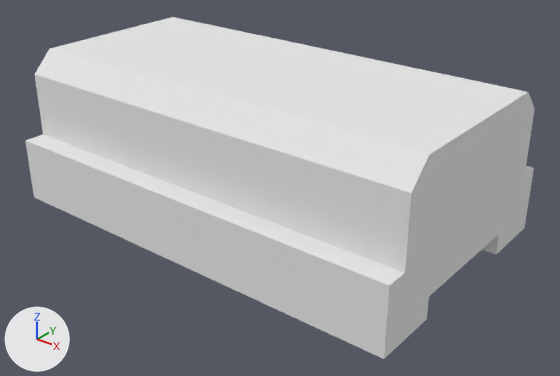
What one commit did to the OBJ model The_Dune_Project/Assets/Models/env/Modular Temple/Pillar_Large_Beam_Top.obj.
Both versions are drawn from a 50 mm camera at (1.034, -1.754, 1.55) aimed at (0.046, -0.519, 0.784). Lighting does not change. The marker at lower left points along +X, +Y and +Z. Where no turn or scale is listed for an object, it has been applied to the vertices.
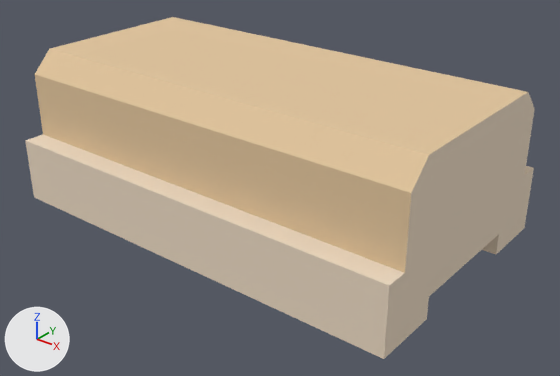
Location of each change, [x1, y1, x2, y2] in pixels of the pictures (560 x 376 px):
'object1', recoloured (white to beige)
    both: [25, 17, 535, 359]

Edits to the bpy script that builds the scene:
```text
Change mat_sandstone_4:
    mat_sandstone_4.base_color: (0.8, 0.8, 0.8) -> (0.835, 0.698, 0.545)  # white #e7e7e7 -> beige #ecdac3
Change mat_sandstone_6:
    mat_sandstone_6.base_color: (0.8, 0.8, 0.8) -> (0.761, 0.561, 0.337)  # white #e7e7e7 -> beige #e2c59d
```
